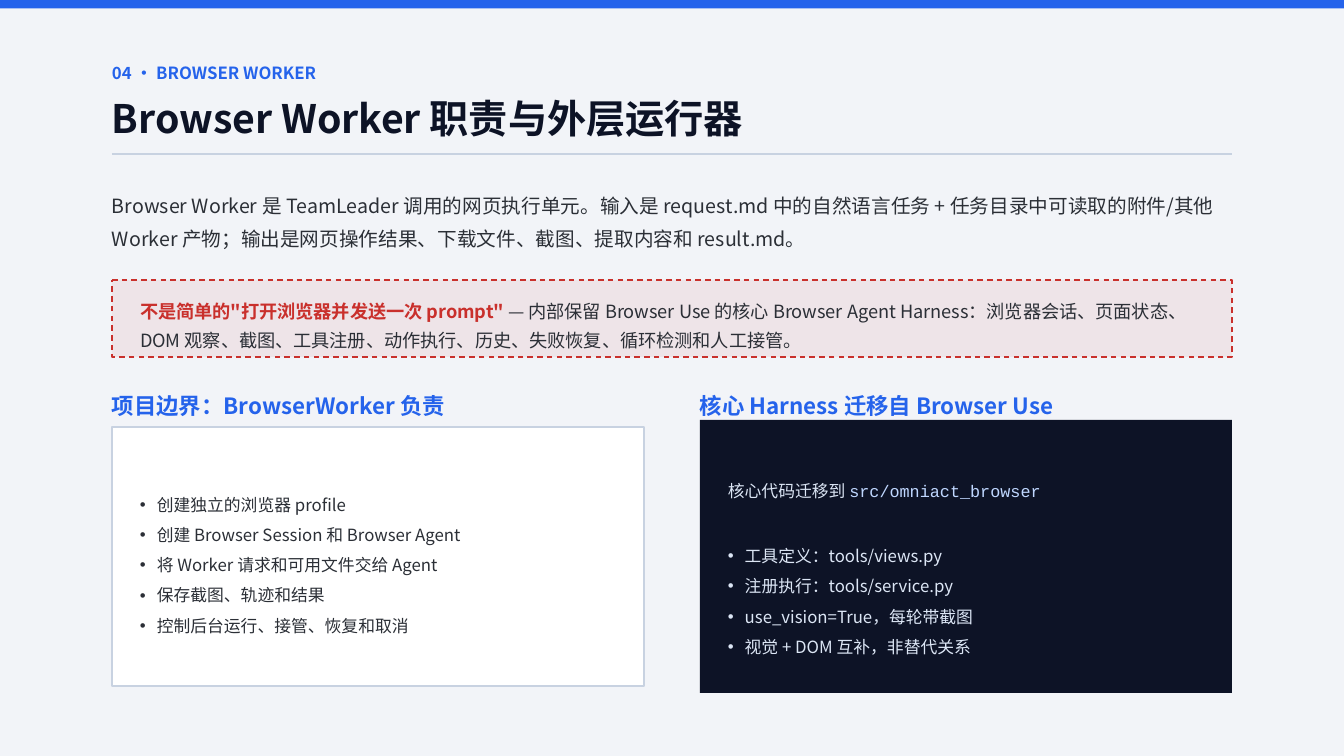
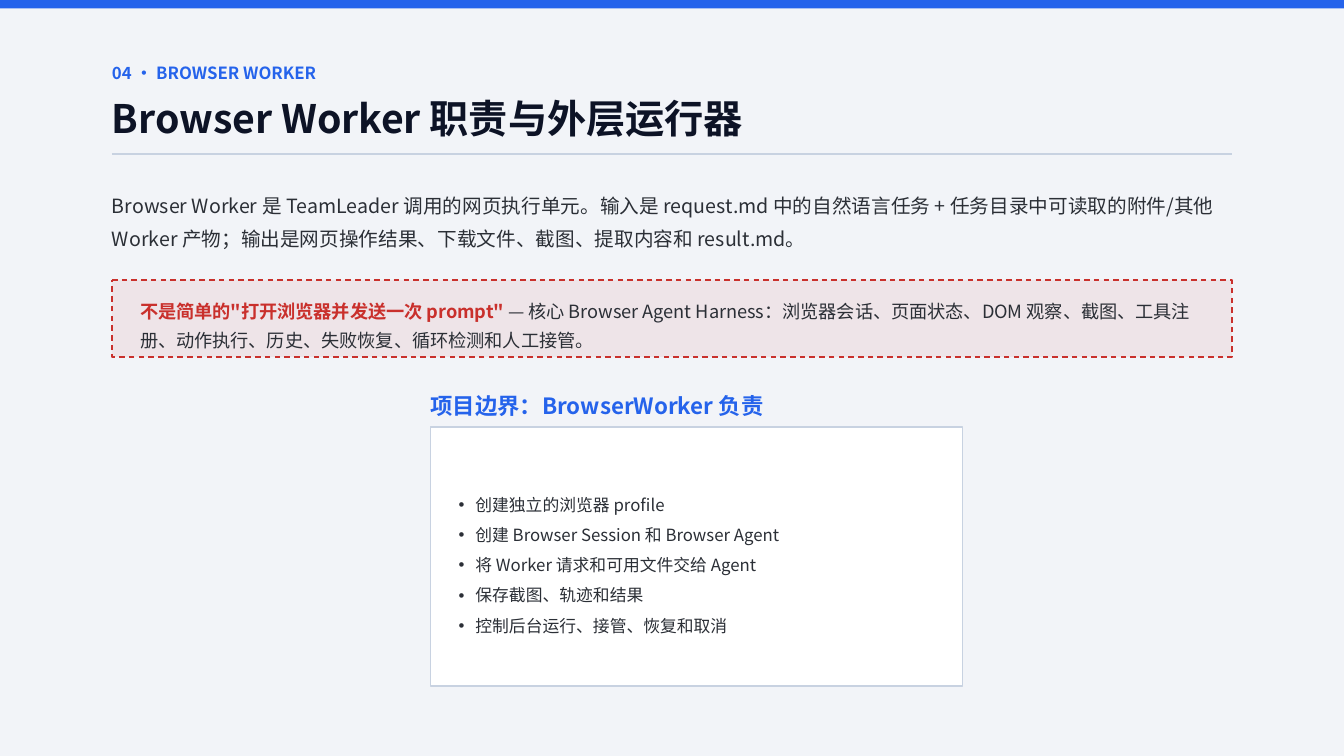
Before and after one commit to Iwtbs27/internship-project-introduction, a slide deck: slide 11 of PPT-OmniAct/OmniAct 跨环境通用行动 Agent 技术解析.pptx. Drawn at 1344x756 pixels with LibreOffice and Linux fonts; fonts in the diff are those of the drawing. Boxes give left, top, right and bottom in pixels: in the first picture for what was removed or moved away, otherwise in the second. Text is boxed around its words. In the diff, an @@ line names an element or a change of style, - is before the commit and + after.

```diff
--- a/PPT-OmniAct/OmniAct 跨环境通用行动 Agent 技术解析.pptx
+++ b/PPT-OmniAct/OmniAct 跨环境通用行动 Agent 技术解析.pptx
@@ text at [140,302,1190,349]: text changed @@
-不是简单的"打开浏览器并发送一次 prompt" — 内部保留 Browser Use 的核心 Browser Agent Harness：浏览器会话、页面状态、DOM 观察、截图、工具注册、动作执行、历史、失败恢复、循环检测和人工接管。
+不是简单的"打开浏览器并发送一次 prompt" — 核心 Browser Agent Harness：浏览器会话、页面状态、DOM 观察、截图、工具注册、动作执行、历史、失败恢复、循环检测和人工接管。
@@ text removed at [700,395,1054,416] @@
-核心 Harness 迁移自 Browser Use
@@ 2 texts, 1 rounded rectangle: place and size @@
-2 texts, 1 rounded rectangle at [112,395,644,687]
+2 texts, 1 rounded rectangle at [431,395,963,687]
@@ rounded rectangle removed at [700,420,1232,694] @@
@@ text removed at [728,483,1040,655] @@
-核心代码迁移到 src/omniact_browser
-• 工具定义：tools/views.py
-• 注册执行：tools/service.py
-• use_vision=True，每轮带截图
-• 视觉 + DOM 互补，非替代关系
```
Also in this commit, not shown: 3 other slides changed, 12 other files.
